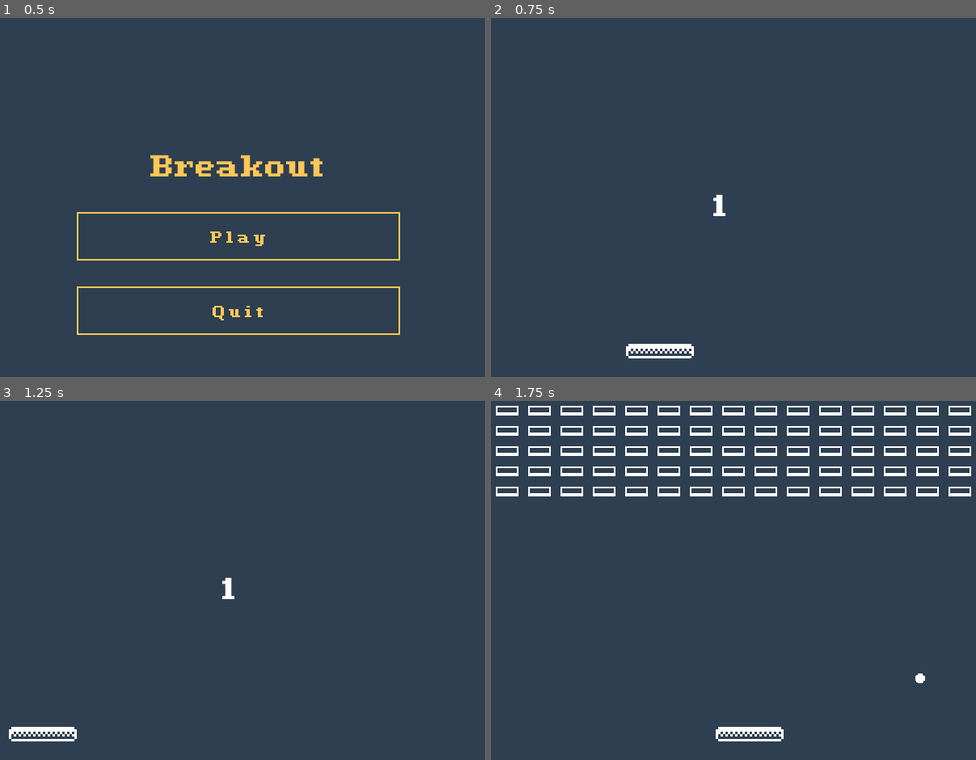
Above: before the commit, frames 1-4 (two rows, left to right).
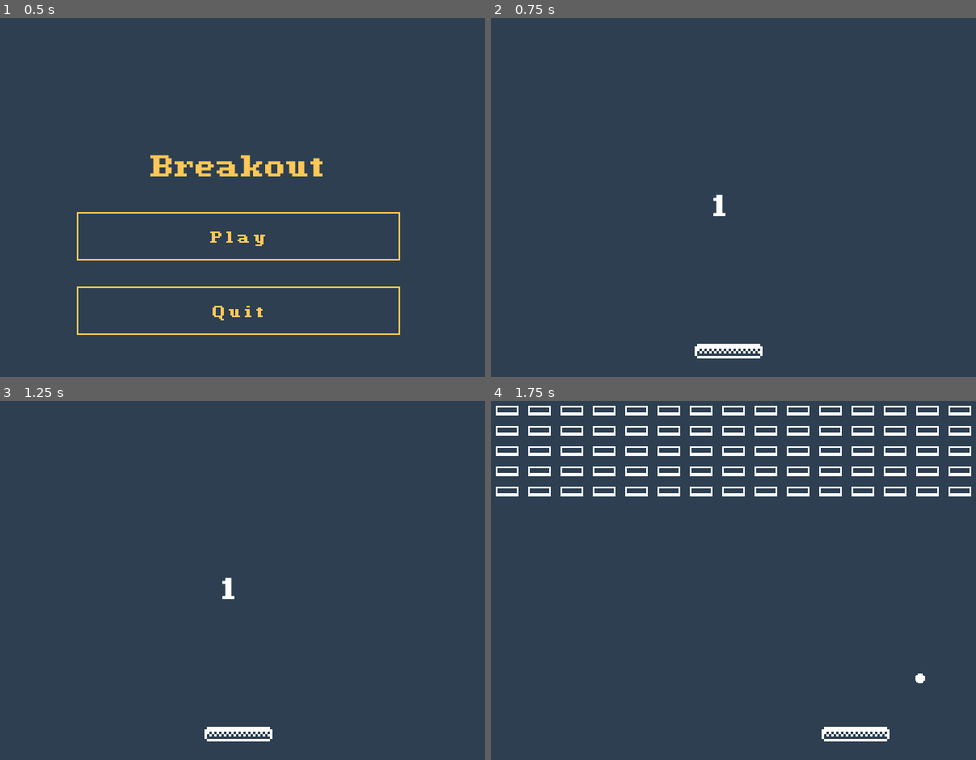
Above: after the commit, the same moments.

Repository: cnnranderson/godot-breakout
Game: Godot game, scene res://scenes/main/MainScene.tscn
The game is run twice, just before and just after one commit, with the same random seed, the same clock (stepped at 60 frames per second) and the same inputs. Sound files missing from this copy of the repository are replaced by a short silence.
Inputs (mouse positions are in pixels of both pictures, inside the frame that each line leads up to):
- Up to frame 1 (0.5 s): no input
- Up to frame 2 (0.75 s): click "Play" at 0.5 s
- Up to frame 3 (1.25 s): no input
- Up to frame 4 (1.75 s): move the mouse to (859, 551) at 1.27 s; hold Up (ui_up) from 1.28 s (still down)

Frame 1 is identical in both runs. In frame 2, 0.8% of the frame differs, in the area x 27-56%, y 90-95%; in frame 3, 0.8%; in frame 4, 0.8%.

Commit message:
Screenshake cleanup and some visual fixes

Diff:
--- a/entities/ball/Ball.gd
+++ b/entities/ball/Ball.gd
@@ -24,6 +24,7 @@
 		var reflect = collision.remainder.bounce(collision.normal)
 		move_and_collide(reflect)
 
+
 		# Inform objects they were hit
 		match obj.get_meta("type"):
 			"brick":
@@ -36,6 +37,7 @@
 				hit_chain = 0
 				Sounds.play_sound(Sounds.SoundType.SFX, SFX_NORMAL)
 			_:
+				Events.emit_signal("screen_shake")
 				Sounds.play_sound(Sounds.SoundType.SFX, SFX_NORMAL)
 
 
--- a/entities/paddle/Paddle.gd
+++ b/entities/paddle/Paddle.gd
@@ -1,7 +1,8 @@
 extends KinematicBody2D
 
-export(int) var speed = 800
+export(int) var speed = 2000
 export(int) var start_y = 440
+
 
 onready var width = $Sprite.texture.get_width() * scale.x
 
@@ -12,8 +13,9 @@
 	set_meta("type", "paddle")
 	$Sprite.material.set_shader_param("SelectedColor", Color(Global.Palette.secondary))
 
-func _input(event):
+func _process(delta):
 	target = get_global_mouse_position()
+	# scale = Vector2(3, max((speed - abs(velocity.x)) / speed * 3, .25))
 
 func _physics_process(delta):
 	velocity = position.direction_to(target) * speed
--- /dev/null
+++ b/scenes/game/Camera.gd
@@ -0,0 +1,30 @@
+extends Camera2D
+
+export (NodePath) var target  # Assign the node this camera will follow.
+
+export var decay = 0.9  # How quickly the shaking stops [0, 1].
+export var max_offset = Vector2(100, 75)  # Maximum hor/ver shake in pixels.
+export var max_roll = 0.1  # Maximum rotation in radians (use sparingly).
+
+var trauma = 0.0  # Current shake strength.
+var trauma_power = 2  # Trauma exponent. Use [2, 3].
+
+func _ready():
+	Events.connect("screen_shake", self, "add_trauma")
+	pass
+
+func add_trauma():
+	trauma = min(.25, 1.0)
+
+func _process(delta):
+	if target:
+		global_position = get_node(target).global_position
+	if trauma:
+		trauma = max(trauma - decay * delta, 0)
+		shake()
+
+func shake():
+	var amount = pow(trauma, trauma_power)
+	rotation = max_roll * amount * rand_range(-1, 1)
+	offset.x = max_offset.x * amount * rand_range(-1, 1)
+	offset.y = max_offset.y * amount * rand_range(-1, 1)
--- a/scenes/game/GameScene.tscn
+++ b/scenes/game/GameScene.tscn
@@ -1,10 +1,11 @@
-[gd_scene load_steps=7 format=2]
+[gd_scene load_steps=8 format=2]
 
 [ext_resource path="res://scenes/game/GameScene.gd" type="Script" id=1]
 [ext_resource path="res://entities/paddle/Paddle.tscn" type="PackedScene" id=2]
 [ext_resource path="res://entities/grid/Grid.tscn" type="PackedScene" id=3]
 [ext_resource path="res://base_theme.tres" type="Theme" id=4]
 [ext_resource path="res://shaders/palette.shader" type="Shader" id=5]
+[ext_resource path="res://scenes/game/Camera.gd" type="Script" id=6]
 
 [sub_resource type="ShaderMaterial" id=1]
 shader = ExtResource( 5 )
@@ -12,6 +13,11 @@
 
 [node name="GameScene" type="Node2D"]
 script = ExtResource( 1 )
+
+[node name="Camera" type="Camera2D" parent="."]
+position = Vector2( 360, 240 )
+current = true
+script = ExtResource( 6 )
 
 [node name="Paddle" parent="." instance=ExtResource( 2 )]
 position = Vector2( 360, 440 )
--- a/scenes/main/MainScene.tscn
+++ b/scenes/main/MainScene.tscn
@@ -6,9 +6,11 @@
 script = ExtResource( 1 )
 
 [node name="Background" type="ColorRect" parent="."]
-margin_right = 720.0
-margin_bottom = 480.0
-rect_min_size = Vector2( 720, 480 )
+margin_left = -180.0
+margin_top = -360.0
+margin_right = 900.0
+margin_bottom = 1560.0
+rect_min_size = Vector2( 1080, 1920 )
 size_flags_horizontal = 3
 size_flags_vertical = 3
 color = Color( 0.180392, 0.25098, 0.321569, 1 )
--- a/scripts/Events.gd
+++ b/scripts/Events.gd
@@ -11,6 +11,7 @@
 signal game_won
 signal game_lost
 signal game_restart
+signal screen_shake
 
 signal brick_destroyed(points, coordinate)
 signal ball_destroyed
